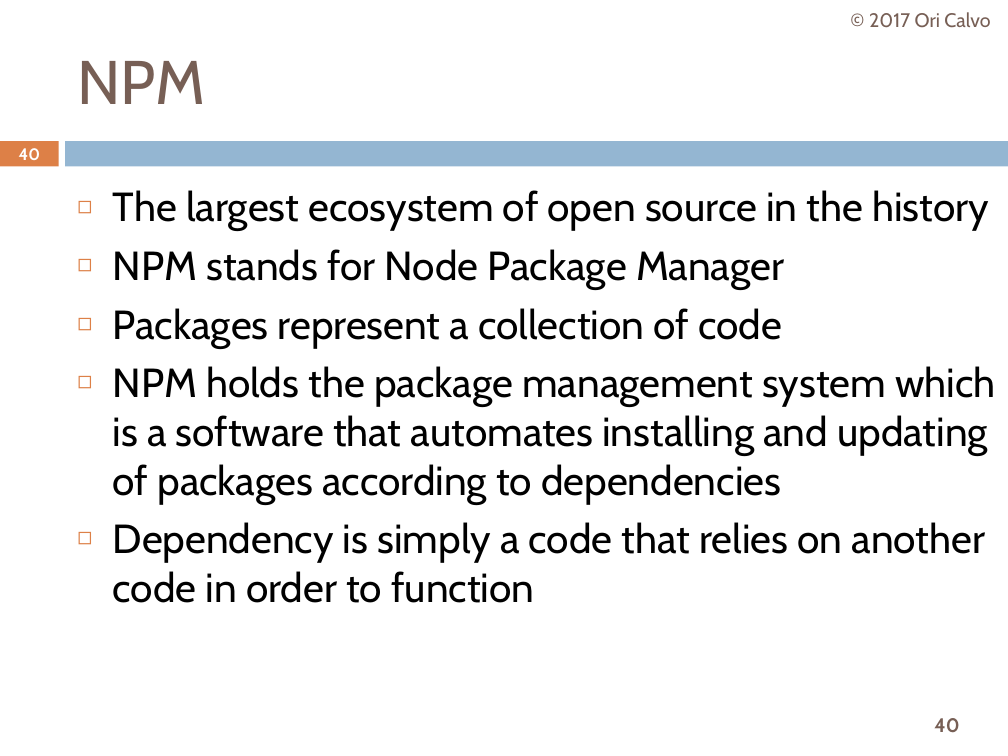
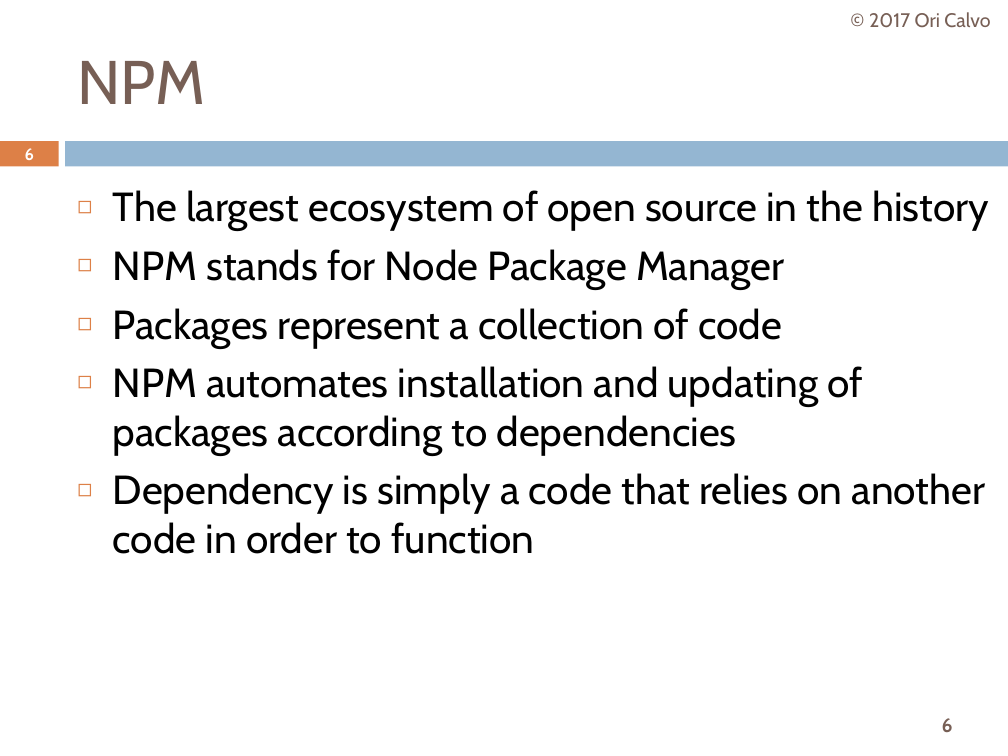
Before and after one commit to oricalvo/course-angular, a slide deck: slide 6 of PPTs/01 Build & Setup.pptx (slide 40 before the commit). Drawn at 1008x756 pixels with LibreOffice and Linux fonts; fonts in the diff are those of the drawing. Boxes give left, top, right and bottom in pixels: in the first picture for what was removed or moved away, otherwise in the second. Text is boxed around its words. In the diff, an @@ line names an element or a change of style, - is before the commit and + after.

```diff
--- a/PPTs/01 Build & Setup.pptx
+++ b/PPTs/01 Build & Setup.pptx
@@ page number at [25, 148, 34, 160]: text changed @@
-40
+6
@@ text at [113, 366, 863, 455]: text changed @@
-◻ NPM holds the package management system which is a software that automates installing and updating of packages according to dependencies
+◻ NPM automates installation and updating of packages according to dependencies
@@ page number at [942, 718, 953, 732]: text changed @@
-40
+6
```
Also in this commit, not shown: 16 other slides changed, 4 slides added, 12 slides removed, 17 other files.
